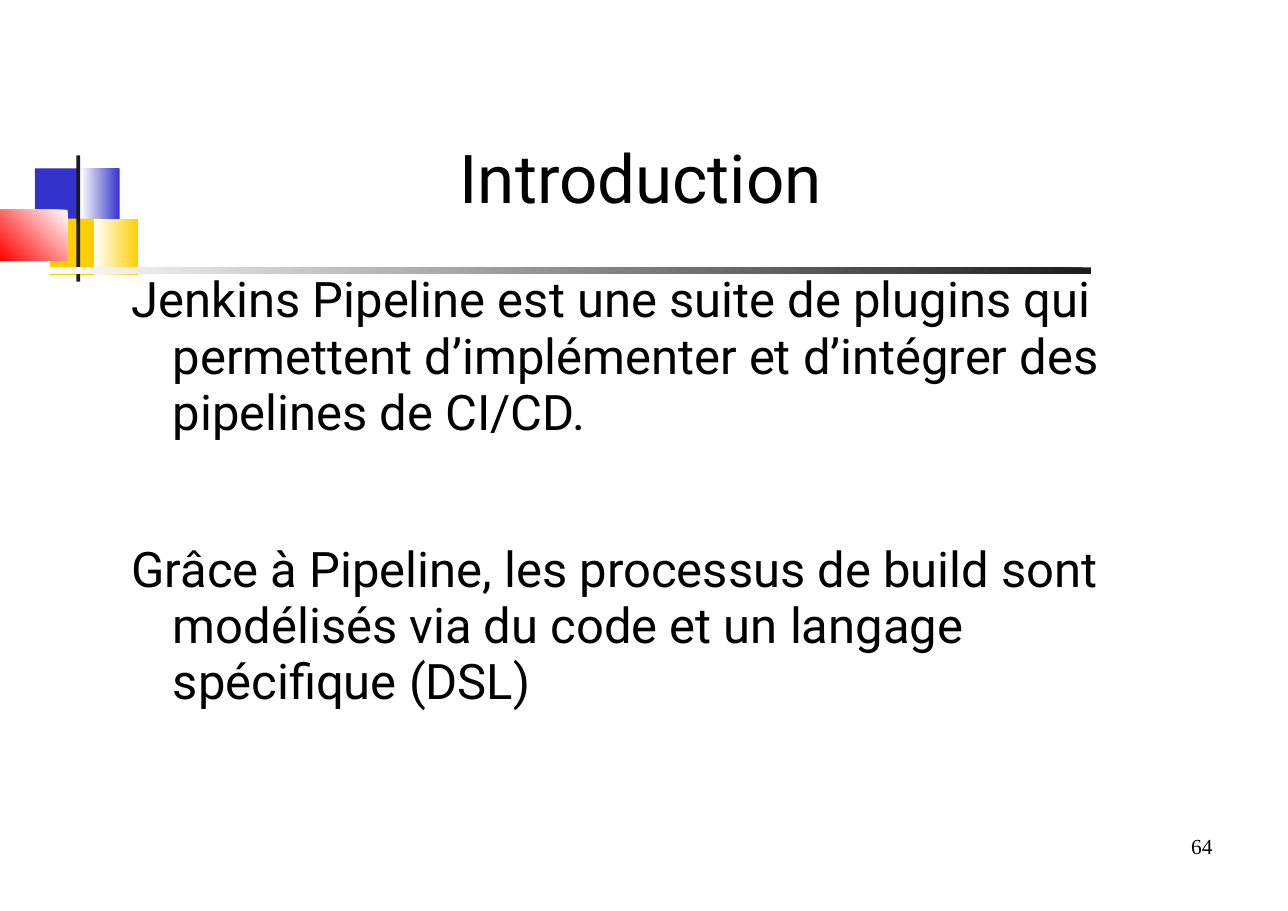
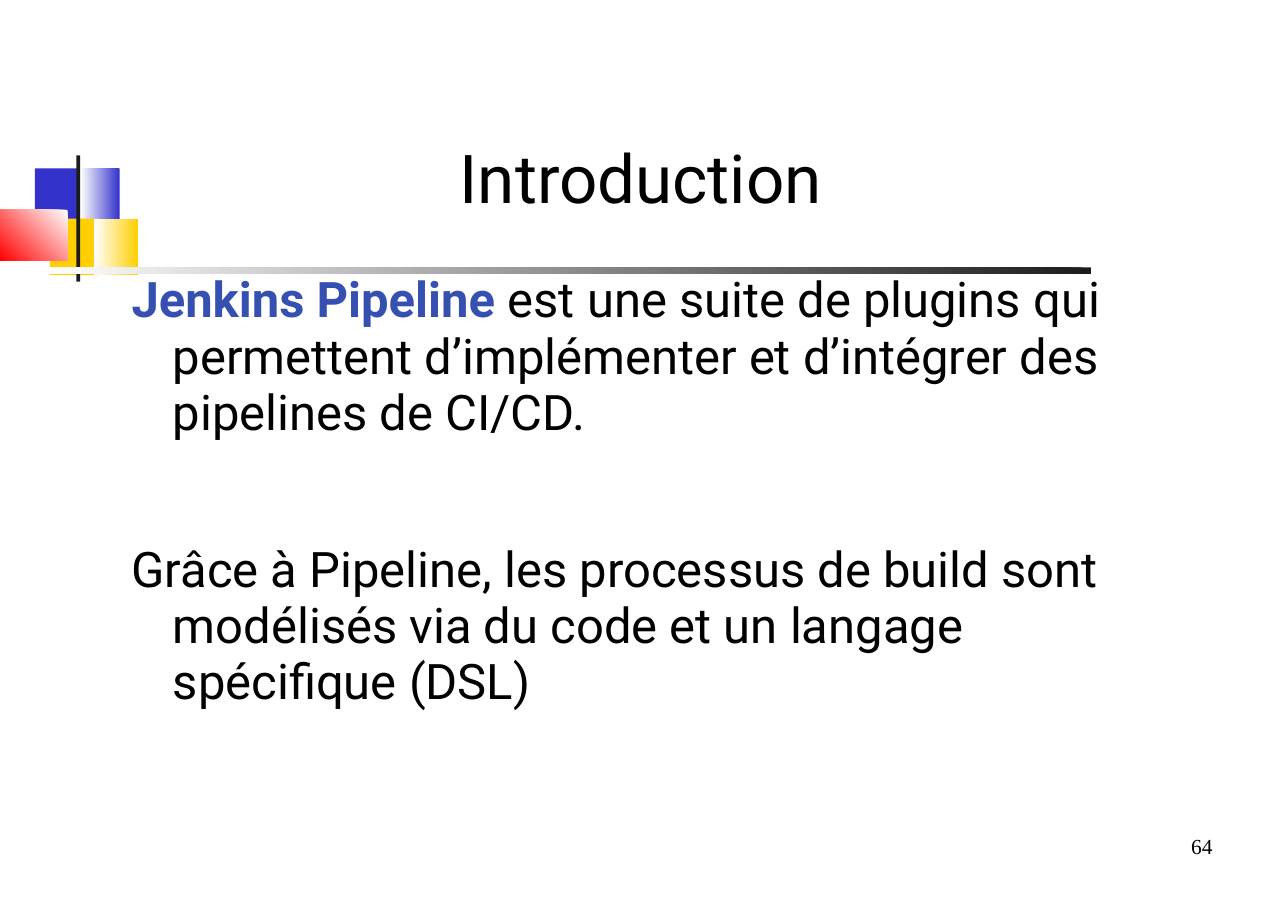
Before and after one commit to dthibau/jenkins, a slide deck: slide 64 of JenkinsPipeline.odp. Drawn at 1288x911 pixels with LibreOffice and Linux fonts; fonts in the diff are those of the drawing. Boxes give left, top, right and bottom in pixels: in the first picture for what was removed or moved away, otherwise in the second. Text is boxed around its words. In the diff, an @@ line names an element or a change of style, - is before the commit and + after.

```diff
--- a/JenkinsPipeline.odp
+++ b/JenkinsPipeline.odp
@@ text at <box>132,272,1100,440</box>: text colour #000000 to #3650B1, bold on in "Jenkins Pipeline" @@
```
Also in this commit, not shown: 8 other slides changed, 8 slides added, 1 slide removed, 1 other file.
